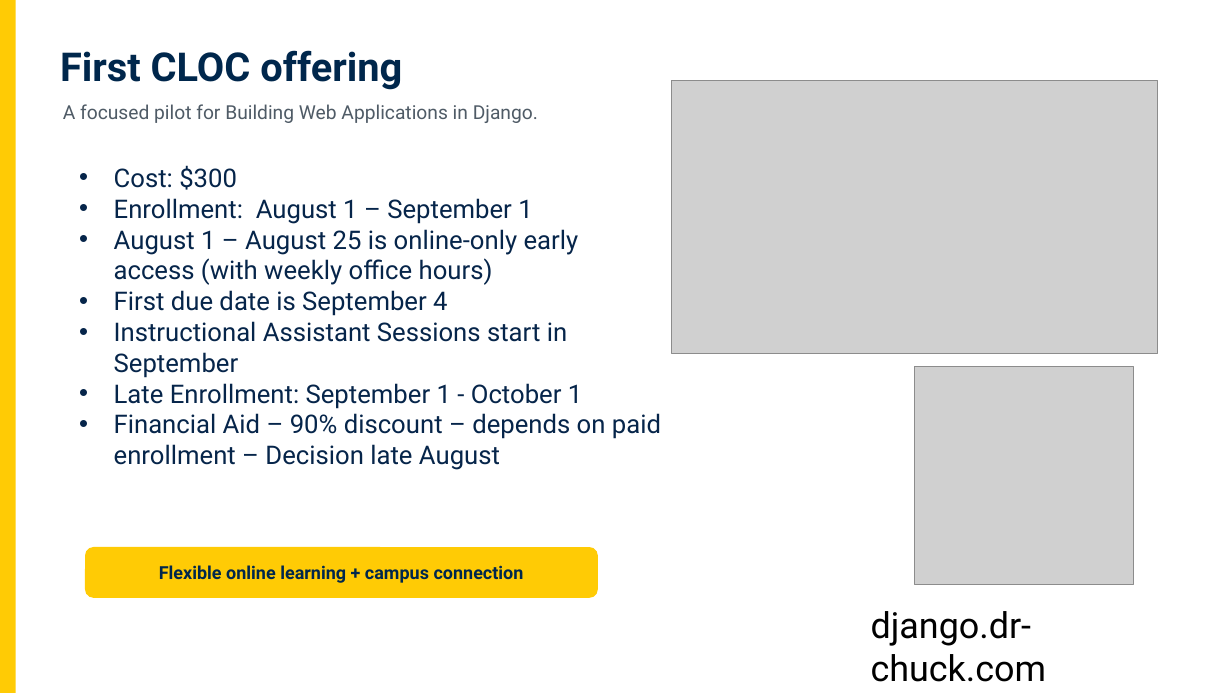
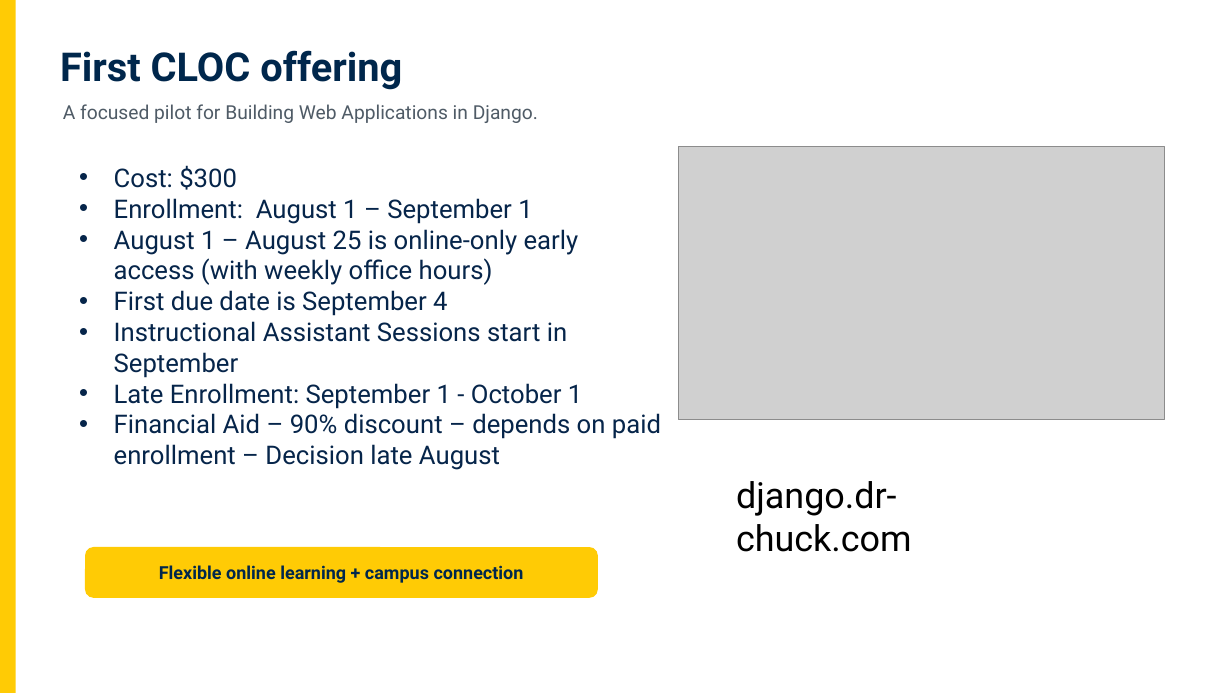
Before and after one commit to csev/dj4e, a slide deck: slide 4 of ali/Building_Web_Applications_Django_CLOC_Open_Course.pptx (slide 5 before the commit). Drawn at 1232x693 pixels with LibreOffice and Linux fonts; fonts in the diff are those of the drawing; grey boxes stand for pictures. Boxes give left, top, right and bottom in pixels: in the first picture for what was removed or moved away, otherwise in the second. Text is boxed around its words. In the diff, an @@ line names an element or a change of style, - is before the commit and + after.

```diff
--- a/ali/Building_Web_Applications_Django_CLOC_Open_Course.pptx
+++ b/ali/Building_Web_Applications_Django_CLOC_Open_Course.pptx
@@ picture: place and size @@
-picture at (672, 80, 1158, 354)
+picture at (678, 146, 1165, 420)
@@ picture removed at (915, 367, 1133, 585) @@
@@ text "django.dr-chuck.com": place and size @@
-text "django.dr-chuck.com" at (871, 611, 1046, 682)
+text "django.dr-chuck.com" at (736, 481, 911, 552)
```
Also in this commit, not shown: 3 other slides changed, 1 slide removed.
